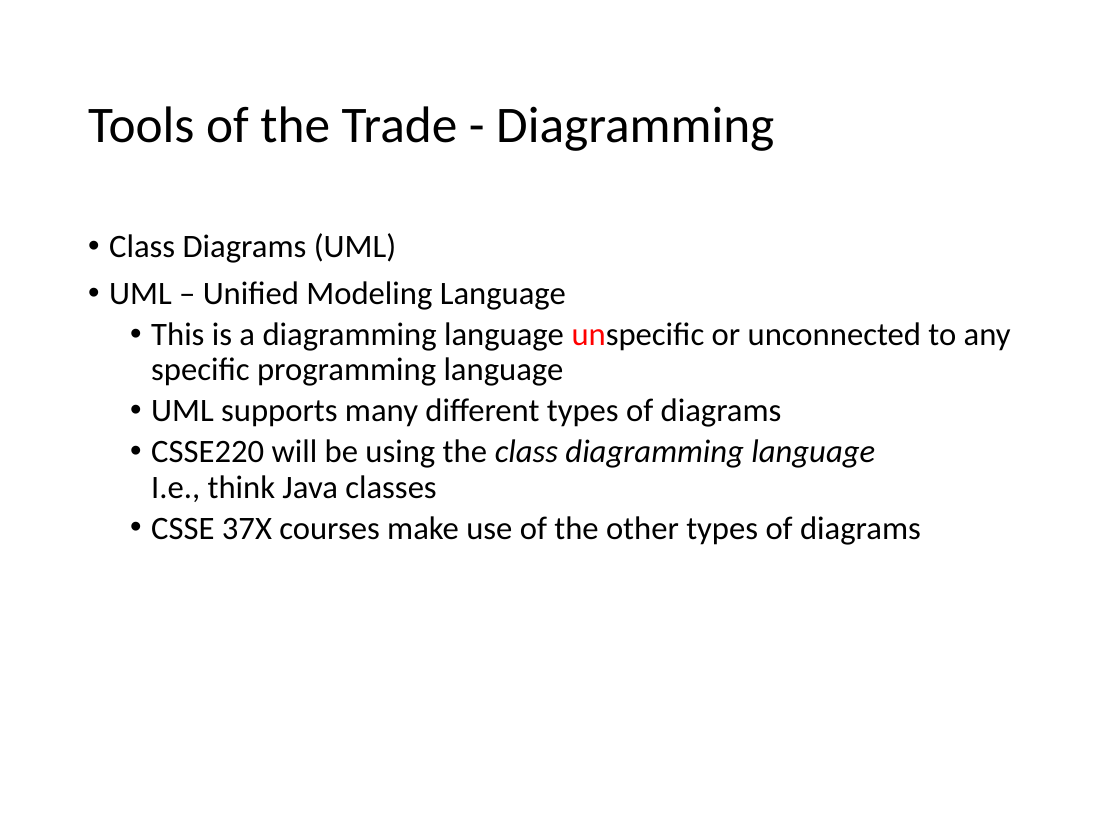
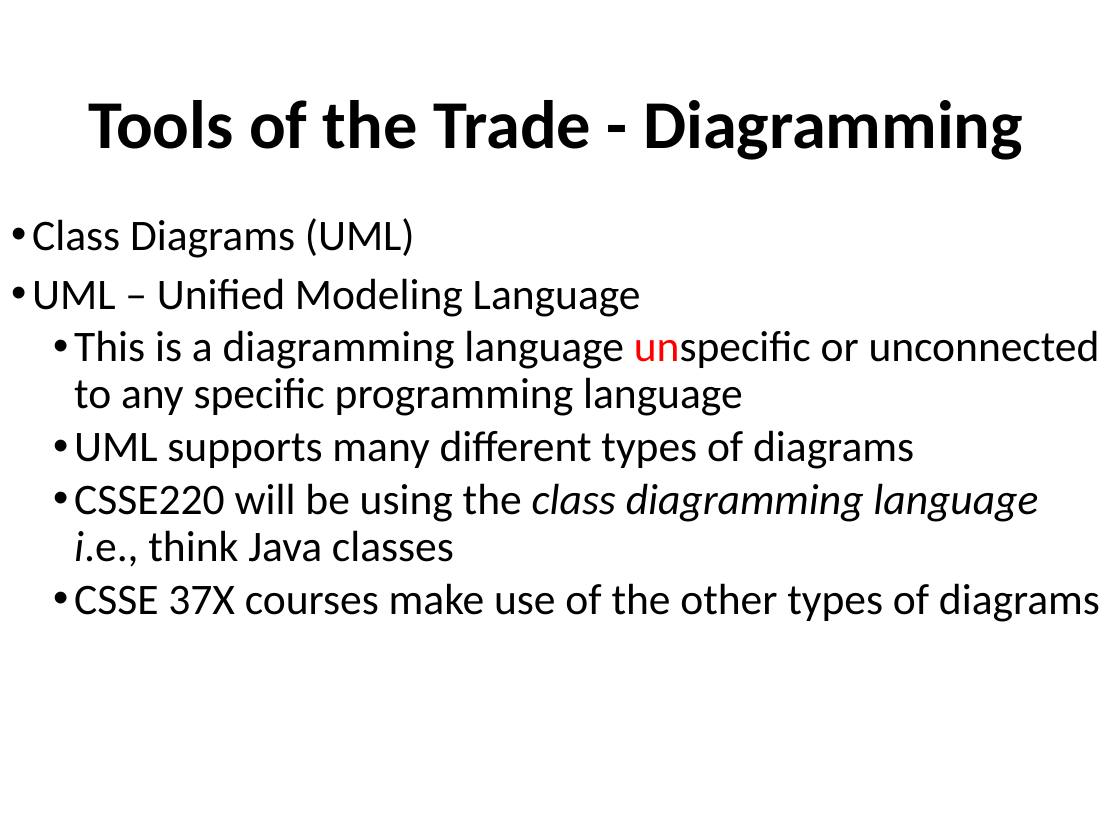
Before and after one commit to RHIT-CSSE/csse220, a slide deck: slide 5 of ClassMaterials/SETechniques/Slides/Part1-SETechniques-Intro.pptx. Drawn at 1120x840 pixels with LibreOffice and Linux fonts; fonts in the diff are those of the drawing. Boxes give left, top, right and bottom in pixels: in the first picture for what was removed or moved away, otherwise in the second. Text is boxed around its words. In the diff, an @@ line names an element or a change of style, - is before the commit and + after.

Commit message:
slides updated

```diff
--- a/ClassMaterials/SETechniques/Slides/Part1-SETechniques-Intro.pptx
+++ b/ClassMaterials/SETechniques/Slides/Part1-SETechniques-Intro.pptx
@@ title "Tools of the Trade - ..." at box(88, 100, 1023, 160): size 33 to 44 pt, bold on @@
@@ text "Class Diagrams (UML)": place and size @@
-text "Class Diagrams (UML)" at box(109, 233, 1011, 545)
+text "Class Diagrams (UML)" at box(32, 218, 1100, 622)
@@ text at box(32, 218, 1100, 622): size 21 to 28 pt in "Class Diagrams (UML)", "UML – Unified Modeling Language", "This is a diagramming language unspecific or ...", "UML supports many different types of diagrams" and 1 more places @@
@@ text at box(74, 483, 1038, 567): text changed; size 21 to 28 pt @@
-  • CSSE220 will be using the class diagramming language
-    I.e., think Java classes
+  • CSSE220 will be using the class diagramming language
+    i.e., think Java classes
```
Also in this commit, not shown: 1 other slide changed, 8 other files.
